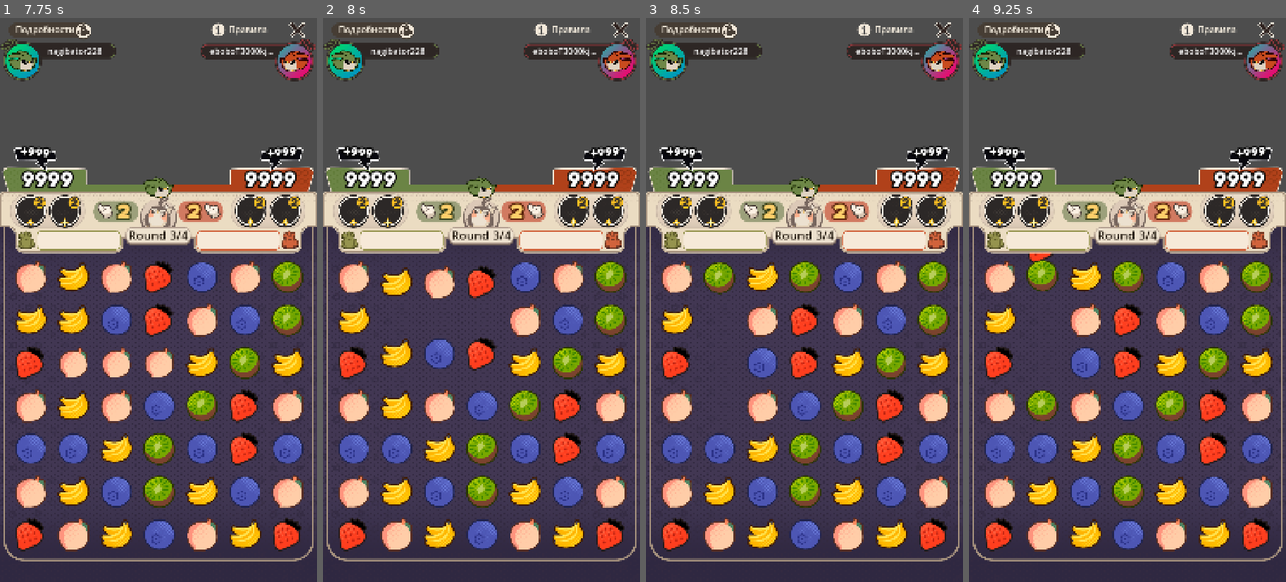
Above: before the commit, frames 1-4 (left to right).
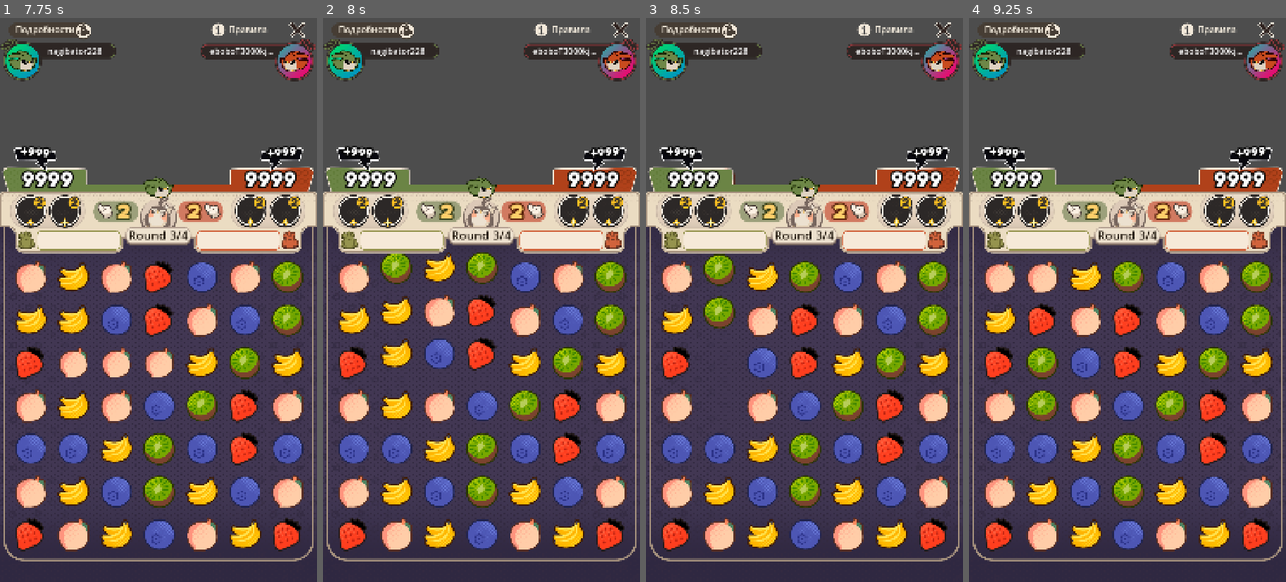
Above: after the commit, the same moments.

Repository: kakachaDev/origami-battle-godot
Game: Godot game, scene res://Assets/Scenes/game.tscn
Two runs of this game, one before a commit and one after it. Both use one fixed random seed, a clock stepped at 60 frames per second and the inputs below. The project has no main scene, so this scene is started directly.
Inputs (mouse positions are in pixels of both pictures, inside the frame that each line leads up to):
- Up to frame 1 (7.75 s): click "Правила" at 0.5 s; click "Подробности" at 1.25 s; click (31, 209) at 2.02 s; click "Правила" at 2.75 s; click "Подробности" at 3.5 s; click (31, 209) at 4.27 s; click "Правила" at 5 s; click "Подробности" at 5.75 s; click (31, 209) at 6.52 s; tap Enter at 7.25 s; drag from (158, 407) to (190, 175) at 7.27 s
- Up to frame 2 (8 s): no input
- Up to frame 3 (8.5 s): drag from (741, 328) to (788, 412) at 8.02 s
- Up to frame 4 (9.25 s): move the mouse to (1159, 175) at 8.77 s; click (1159, 175) at 8.92 s

Frame 1 is identical in both runs. In frame 2, 3.1% of the frame differs, in the area x 18-56%, y 41-55%; in frame 3, 1.0%; in frame 4, 1.4%.

Commit message:
Unify fall and spawn into one animation pass
New gems are stacked above the field boundary before animation starts.
clip_children on the Gems Control hides them until they fall into view.
All gems (existing + new) now fall together in a single tween — no
two-phase animation.

Co-Authored-By: Claude Sonnet 4.6 <noreply@anthropic.com>

Diff:
--- a/Assets/Scripts/BoardAnimator.gd
+++ b/Assets/Scripts/BoardAnimator.gd
@@ -3,8 +3,7 @@
 
 const SWAP_TIME := 0.25
 const DESTROY_TIME := 0.16
-const FALL_SPEED := 900.0   # px/s
-const SPAWN_SPEED := 900.0  # px/s
+const FALL_SPEED := 900.0  # px/s
 
 func animate_swap(cell_a: Control, cell_b: Control, pos_a: Vector2, pos_b: Vector2) -> void:
 	var tw := create_tween().set_parallel(true)
@@ -33,27 +32,13 @@
 		(cell as Control).scale = Vector2.ONE
 
 func animate_fall(entries: Array) -> void:
-	# entries: Array of {cell: Control, target: Vector2, delay: float}
+	# entries: Array of {cell: Control, target: Vector2}
+	# All gems fall simultaneously; duration is proportional to distance.
 	if entries.is_empty():
 		return
 	var tw := create_tween().set_parallel(true)
 	tw.set_ease(Tween.EASE_IN).set_trans(Tween.TRANS_CUBIC)
 	for e in entries:
 		var dist := absf((e.cell as Control).position.y - e.target.y)
-		var delay: float = e.get("delay", 0.0)
-		tw.tween_property(e.cell, "position", e.target, dist / FALL_SPEED).set_delay(delay)
+		tw.tween_property(e.cell, "position", e.target, dist / FALL_SPEED)
 	await tw.finished
-
-func animate_spawn(entries: Array) -> void:
-	# entries: Array of {cell: Control, target: Vector2, delay: float}
-	# All cells start 1 row above grid; delay staggers them so they chase each other
-	if entries.is_empty():
-		return
-	var tw := create_tween().set_parallel(true)
-	tw.set_ease(Tween.EASE_IN).set_trans(Tween.TRANS_CUBIC)
-	for e in entries:
-		var delay: float = e.get("delay", 0.0)
-		var dist := absf((e.cell as Control).position.y - e.target.y)
-		tw.tween_callback(func(): (e.cell as Control).visible = true).set_delay(delay)
-		tw.tween_property(e.cell, "position", e.target, dist / SPAWN_SPEED).set_delay(delay)
-	await tw.finished
--- a/Assets/Scripts/GameBoard.gd
+++ b/Assets/Scripts/GameBoard.gd
@@ -9,9 +9,6 @@
 const START_Y := 29.0
 
 const CELL_SCENE: PackedScene = preload("res://Assets/Prefabs/GemCell.tscn")
-const FALL_STAGGER := 0.07   # seconds between each gem in a fall cascade
-# Time for one cell step at spawn speed — gems follow each other exactly 1 step apart
-const SPAWN_STEP_DELAY := CELL_STEP / 900.0
 
 @export var gem_resources: Array[GemData] = []
 var _board: BoardState
@@ -26,6 +23,8 @@
 	_animator = BoardAnimator.new()
 	add_child(_animator)
 	mouse_filter = MOUSE_FILTER_STOP
+	# Clip children so gems positioned above the field are invisible until they fall in
+	clip_children = CanvasItem.CLIP_CHILDREN_ONLY
 	_build_cells()
 
 func _build_cells() -> void:
@@ -101,57 +100,47 @@
 	await _animator.animate_destroy(pool)
 	_board.clear_matches(matches)
 
+	# Gravity and fill happen together before any animation
 	var falls := _board.apply_gravity()
 
-	# Update cell references (falls are bottom-up, safe to apply in order)
 	for fall in falls:
-		var fp: Vector2i = fall.from
-		var tp: Vector2i = fall.to
-		_cells[tp.x][tp.y] = _cells[fp.x][fp.y]
-		_cells[fp.x][fp.y] = null
-
-	# Build fall entries with per-column stagger (falls are bottom-up per column)
-	var col_fall_idx: Dictionary = {}
-	var fall_entries: Array = []
-	for fall in falls:
-		var tp: Vector2i = fall.to
-		var col: int = tp.y
-		var idx: int = col_fall_idx.get(col, 0)
-		col_fall_idx[col] = idx + 1
-		fall_entries.append({
-			"cell": _cells[tp.x][tp.y],
-			"target": _cell_pos(tp.x, tp.y),
-			"delay": idx * FALL_STAGGER,
-		})
-	await _animator.animate_fall(fall_entries)
+		_cells[fall.to.x][fall.to.y] = _cells[fall.from.x][fall.from.y]
+		_cells[fall.from.x][fall.from.y] = null
 
 	var spawns := _board.fill_empty()
 
-	# Count spawns per column; spawns are top-to-bottom, lowest empty row fills first
-	var col_totals: Dictionary = {}
+	# Stack new gems above the grid per column (topmost empty → highest above grid)
+	var col_counts: Dictionary = {}
 	for s in spawns:
 		var c: int = (s.pos as Vector2i).y
-		col_totals[c] = col_totals.get(c, 0) + 1
+		col_counts[c] = col_counts.get(c, 0) + 1
 	var col_idx: Dictionary = {}
 
-	var spawn_entries: Array = []
-	for i in spawns.size():
-		var s = spawns[i]
+	var pool_idx := 0
+	for s in spawns:
 		var pos: Vector2i = s.pos
 		var col: int = pos.y
-		var total: int = col_totals[col]
+		var total: int = col_counts[col]
 		var idx: int = col_idx.get(col, 0)
 		col_idx[col] = idx + 1
-		# Lower rows fill first; each gem appears exactly 1 step after the one below
-		var delay := (total - 1 - idx) * SPAWN_STEP_DELAY
-		var cell: GemCell = pool[i]
+		var cell: GemCell = pool[pool_idx]
+		pool_idx += 1
 		_cells[pos.x][pos.y] = cell
 		cell.gem_data = gem_resources[s.gem]
 		cell.scale = Vector2.ONE
-		cell.visible = false
-		cell.position = _cell_pos(-1, col)  # all start 1 row above grid
-		spawn_entries.append({"cell": cell, "target": _cell_pos(pos.x, pos.y), "delay": delay})
-	await _animator.animate_spawn(spawn_entries)
+		cell.visible = true  # clip_children hides gems above the field
+		cell.position = _cell_pos(-(total - idx), col)  # -total … -1 from top
+
+	# All gems — existing falling and new — animate together in one pass
+	var all_entries: Array = []
+	for fall in falls:
+		var tp: Vector2i = fall.to
+		all_entries.append({"cell": _cells[tp.x][tp.y], "target": _cell_pos(tp.x, tp.y)})
+	for s in spawns:
+		var pos: Vector2i = s.pos
+		all_entries.append({"cell": _cells[pos.x][pos.y], "target": _cell_pos(pos.x, pos.y)})
+
+	await _animator.animate_fall(all_entries)
 
 	var cascade := _board.find_matches()
 	if not cascade.is_empty():
